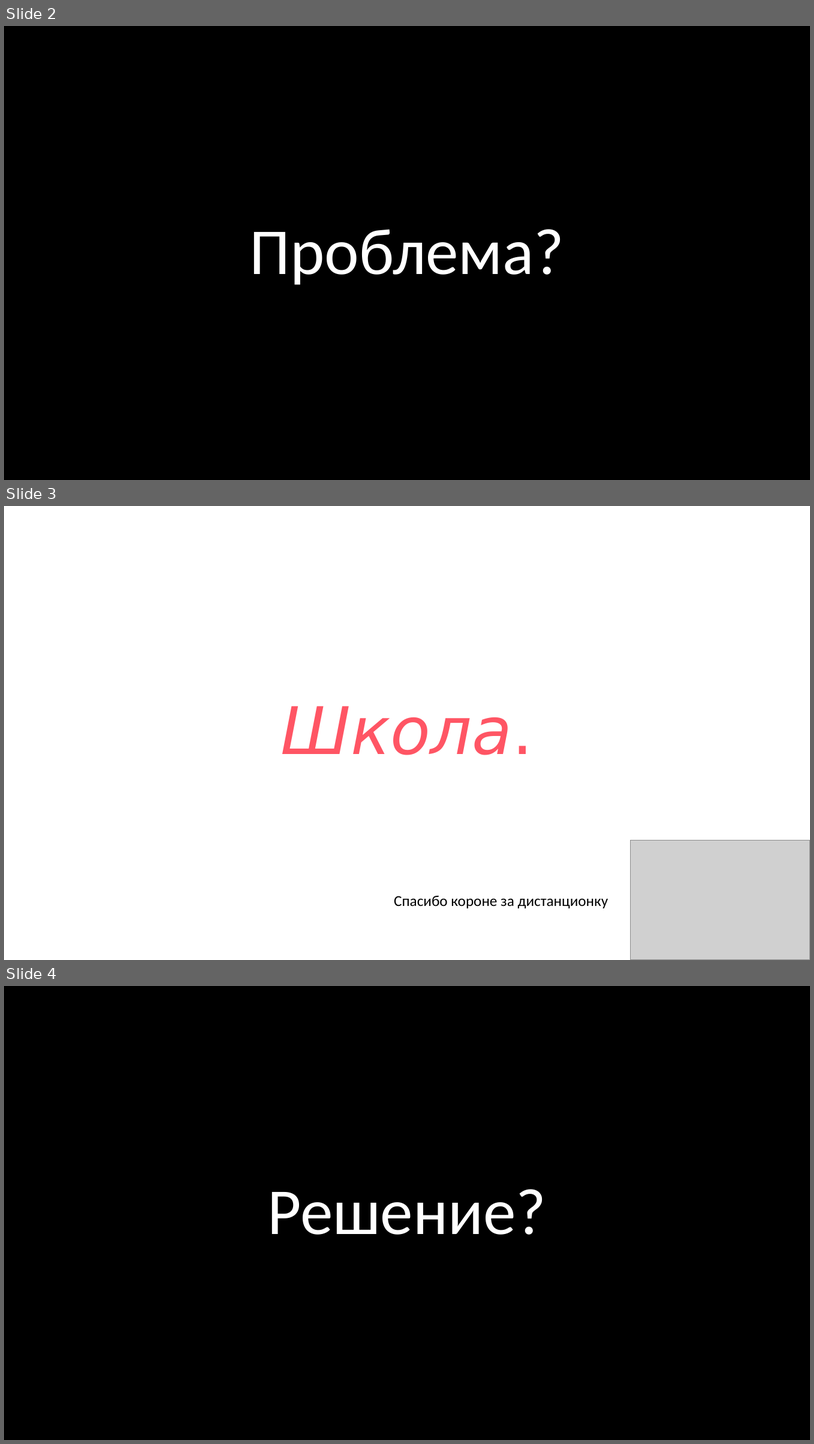
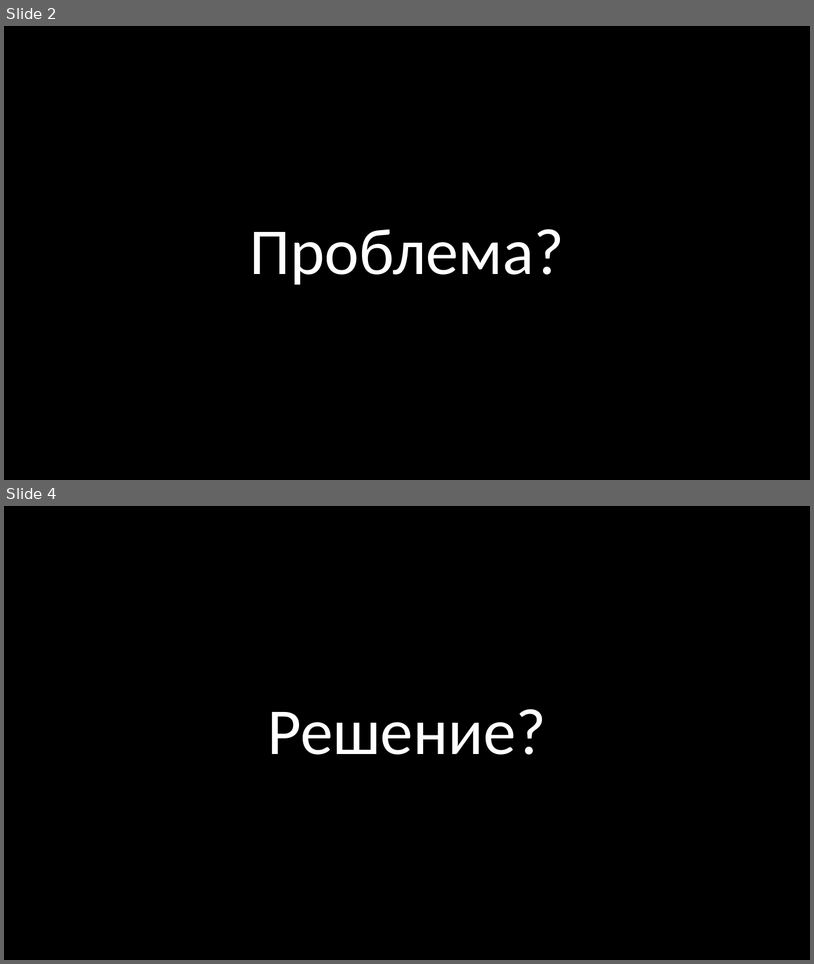
Before and after one commit to thecattest/testing-system, a slide deck: presentation.pptx. Shown one above the other, each under a label of ours: slides 2, 3 and 4 before the commit, slides 2 and 4 after it; the slides between them are not shown. The pictures are 814x1444 and 814x964 pixels, drawn with LibreOffice and Linux fonts; fonts in the diff are those of the drawing; grey boxes stand for pictures. Boxes give left, top, right and bottom in pixels: in the first picture for what was removed or moved away, otherwise in the second. Text is boxed around its words. In the diff, an @@ line names an element or a change of style, - is before the commit and + after.

```diff
--- a/presentation.pptx
+++ b/presentation.pptx
@@ slide 3 removed at (4,506,810,960), background #FFFFFF @@
@@ title removed at (281,706,533,755) @@
-Школа.
@@ picture removed at (632,840,810,960) @@
@@ text removed at (394,895,609,908) @@
-Спасибо короне за дистанционку
```
Also in this commit, not shown: 2 slides changed, 1 slide added, 3 other slides removed.
